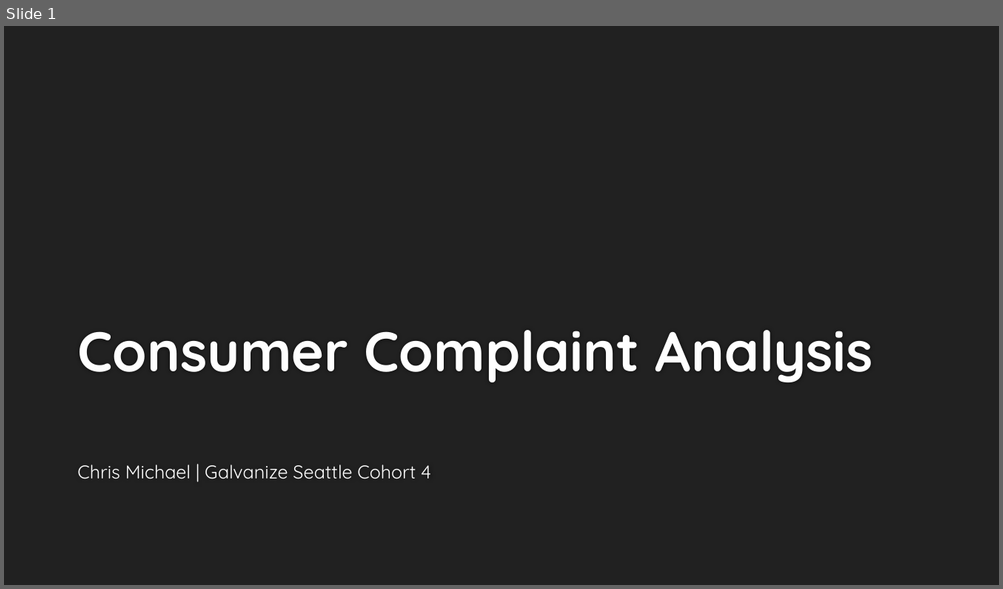
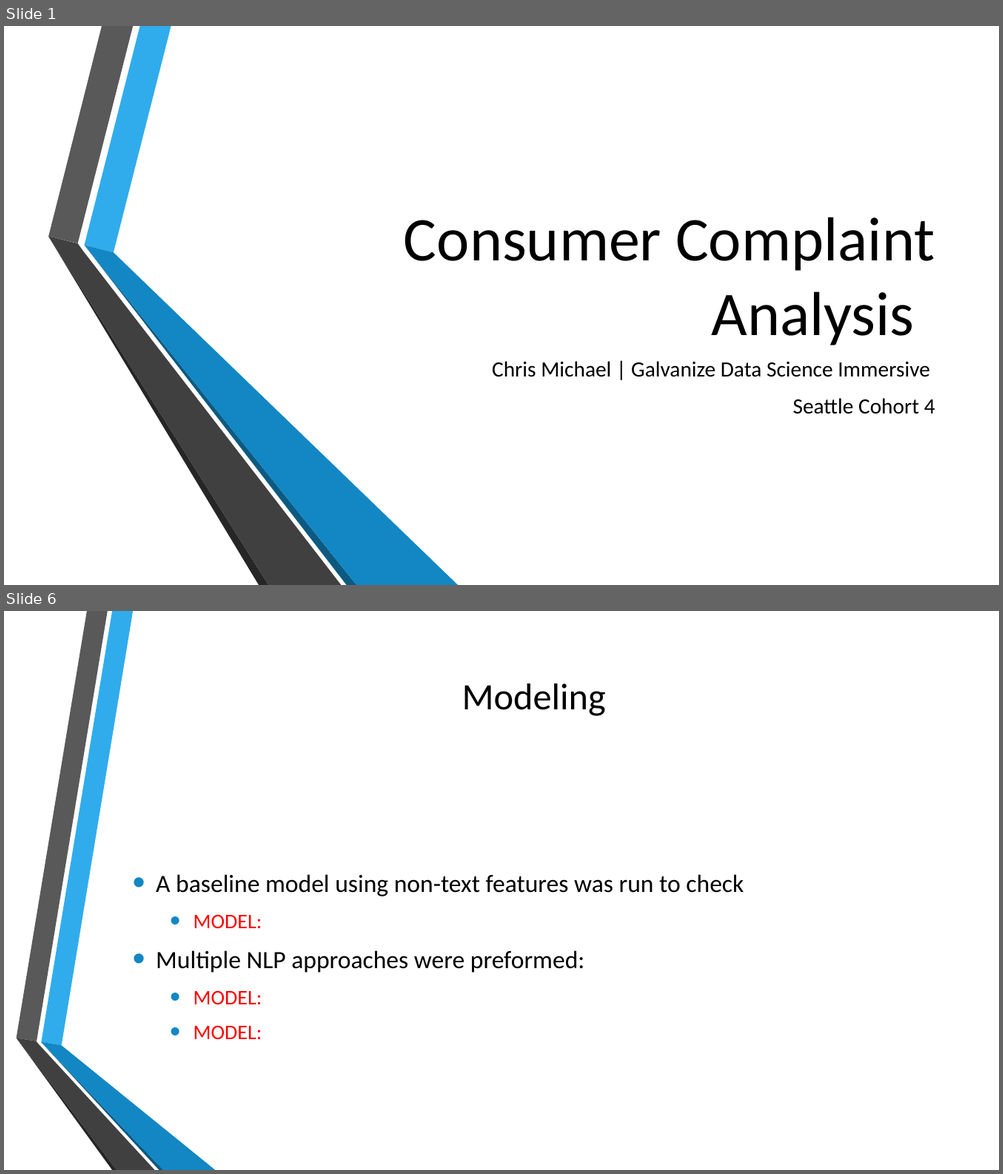
Before and after one commit to ChrisMichael11/Consumer_Complaint_Project, a slide deck: ppt/Consumer_Complaints.pptx. Shown one above the other, each under a label of ours: slide 1 before the commit, slides 1 and 6 after it; the slides between them are not shown. The pictures are 1003x589 and 1003x1174 pixels, drawn with LibreOffice and Linux fonts; fonts in the diff are those of the drawing; background and template pictures are left out. Boxes give left, top, right and bottom in pixels: in the first picture for what was removed or moved away, otherwise in the second. Text is boxed around its words. In the diff, an @@ line names an element or a change of style, - is before the commit and + after.

```diff
--- a/ppt/Consumer_Complaints.pptx
+++ b/ppt/Consumer_Complaints.pptx
@@ slide 6 added at (4, 611, 999, 1170), background picture (left out) @@
@@ title added at (462, 684, 606, 716), 36 pt, text #000000 @@
+Modeling
@@ text added at (156, 874, 743, 1040), 24 pt, text #000000 @@
+• A baseline model using non-text features was run to check
+  • MODEL:
+• Multiple NLP approaches were preformed:
+  • MODEL:
+  • MODEL:
@@ group added at (16, 611, 215, 1170): 6 freeform shapes @@
@@ slide 1 changed as well @@
@@ background #212121 to picture (left out) @@
@@ title "Consumer Complaint Analysis": place and size @@
-title "Consumer Complaint Analysis" at (77, 330, 873, 383)
+title "Consumer Complaint Analysis" at (404, 217, 934, 346)
@@ title "Consumer Complaint Analysis" at (404, 217, 934, 346): size 54 to 60 pt, font Quicksand to Calibri, text colour #FEFEFE to #000000, bold off; alignment left to right @@
@@ group added at (48, 26, 458, 585): 6 freeform shapes @@
@@ subtitle at (492, 361, 935, 414): text changed; size 18 to 21 pt; font Quicksand to Calibri; text colour #FFFFFF to #000000 @@
-Chris Michael | Galvanize Seattle Cohort 4
+Chris Michael | Galvanize Data Science Immersive
+Seattle Cohort 4
```
Also in this commit, not shown: 3 other slides changed, 5 other slides added, 4 slides removed, 13 other files.
